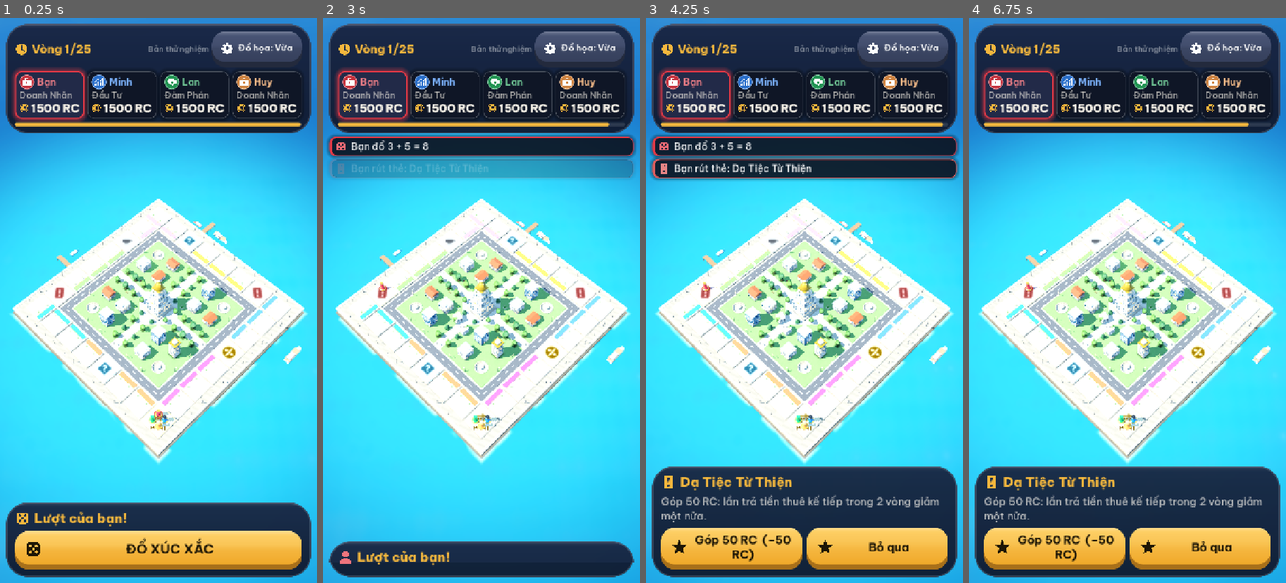
Above: before the commit, frames 1-4 (left to right).
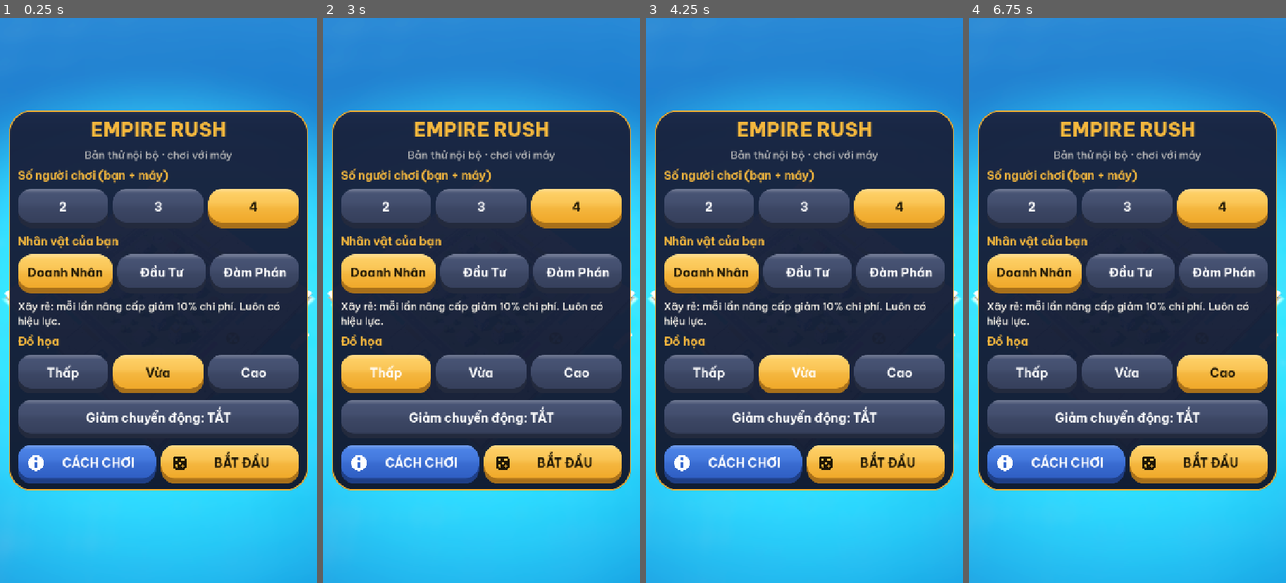
Above: after the commit, the same moments.

Repository: phamhoanganhtuan03121988-cmd/empire-rush
Game: Godot game, scene res://scenes/main.tscn
The game is run twice, just before and just after one commit, with the same random seed, the same clock (stepped at 60 frames per second) and the same inputs.
Inputs (mouse positions are in pixels of both pictures, inside the frame that each line leads up to):
- Up to frame 1 (0.25 s): no input
- Up to frame 2 (3 s): click "ĐỔ XÚC XẮC" (after the commit: "2") at 0.5 s; click (481, 210) at 1.25 s, where only the run after the commit has a clickable "3"; click "QUAY LẠI" (after the commit: "4") at 2 s; click (386, 373) at 2.75 s, where only the run after the commit has a clickable "Thấp"
- Up to frame 3 (4.25 s): click (804, 373) at 3.5 s, where only the run after the commit has a clickable "Vừa"
- Up to frame 4 (6.75 s): click (1222, 373) at 4.25 s, where only the run after the commit has a clickable "Cao"; click (1054, 464) at 5 s, where only the run after the commit has a clickable "CÁCH CHƠI"; click (1200, 464) at 5.75 s, where only the run after the commit has a clickable "BẮT ĐẦU"; click (1127, 549) at 6.5 s, where only the run after the commit has a clickable "ĐÃ HIỂU"

The runs differ from the first frame. In frame 1, 89% of the frame differs, in the area x 0-100%, y 1-99%; in frame 2, 81%; in frame 3, 87%; in frame 4, 91%.

Commit message:
Phase 4: start menu for playtests, one-tap-one-command, runner fixes
- Start menu (new): number of players, the player's character with an
  ability summary built from the rules data, graphics preset, reduced
  motion, a how-to-play sheet generated from the rules data, START
  pinned so it is always on screen (portrait and landscape). Before,
  a normal launch dropped straight into a 4-player match and these
  choices needed command-line arguments. --players / tests skip it.
- Results sheet: MENU next to PLAY AGAIN.
- HUD disables the whole button set on the first tap, so a double tap
  cannot send a second command.
- Test runners now FAIL a test file that does not compile (one was
  silently skipped while the run reported 0 failed).
- New UI tests: menu flow and choices reaching the match, touch sizes
  and safe area, landscape fit, MENU button, double tap, full match
  with reduced motion.

Co-Authored-By: Claude Opus 5.5 <noreply@anthropic.com>
Claude-Session: https://claude.ai/code/session_012STq8fnmGhbS4thLYmropE

Diff:
--- a/client/scripts/main.gd
+++ b/client/scripts/main.gd
@@ -31,6 +31,7 @@
 var probe: DeviceProbe
 var dev_panel: DevPanel
 var quality := "medium"
+var menu: StartMenu
 var _shot_t := 0.0
 var _shot_n := 0
 
@@ -47,11 +48,41 @@
 	config = GameConfig.load_from_dir()
 	theme_data = ThemeData.load_default()
 	_build_world()
-	var n := clampi(int(args.get("players", "4")), 2, 4)
+	# Phase 4: a normal launch (no --players) shows the start menu first.
+	if not args.has("players") and not MatchSetup.chosen:
+		_show_menu()
+		return
+	_start_match()
+
+
+## Start screen over the (empty) board. Starting builds the match in place.
+func _show_menu() -> void:
+	set_quality(MatchSetup.quality)
+	var layer := CanvasLayer.new()
+	layer.name = "MenuLayer"
+	add_child(layer)
+	menu = StartMenu.new()
+	if args.has("notch"):
+		menu.simulated_insets = Rect2(0, 108, 0, 62)
+	layer.add_child(menu)
+	menu.setup(config, theme_data)
+	menu.start_requested.connect(func():
+		MatchSetup.chosen = true
+		layer.queue_free()
+		menu = null
+		_start_match())
+	_reframe.call_deferred()
+
+
+func _start_match() -> void:
+	# Menu choices apply only to menu launches; --players/tests keep their args.
+	var from_menu := not args.has("players")
+	var n := clampi(int(args.get("players", str(MatchSetup.players))), 2, 4)
+	var chars: Array = MatchSetup.seat_characters(n, MatchSetup.character) if from_menu else CHARACTERS
 	var seed_value := int(args["seed"]) if args.has("seed") else int(Time.get_unix_time_from_system()) % 1000000
 	var seats: Array = []
 	for i in n:
-		seats.append({"player_id": "p%d" % i, "character_id": CHARACTERS[i]})
+		seats.append({"player_id": "p%d" % i, "character_id": chars[i]})
 	match_ref = LocalMatch.new()
 	match_ref.name = "LocalMatch"
 	add_child(match_ref)
@@ -70,7 +101,7 @@
 	presenter.config = config
 	presenter.match_ref = match_ref
 	presenter.popup_parent = self
-	presenter.reduced_motion = args.has("reduced-motion")
+	presenter.reduced_motion = args.has("reduced-motion") or (from_menu and MatchSetup.reduced_motion)
 	add_child(presenter)
 	match_ref.can_act = presenter.is_idle
 	match_ref.events_emitted.connect(presenter.enqueue)
@@ -89,10 +120,13 @@
 	layer.add_child(hud)
 	hud.setup(match_ref, presenter, theme_data, config)
 	hud.restart_requested.connect(func(): get_tree().reload_current_scene())
+	hud.menu_requested.connect(func():
+		MatchSetup.chosen = false
+		get_tree().reload_current_scene())
 	hud.quality_cycle_requested.connect(func(): set_quality(QualitySettings.next(quality)))
 	_setup_device_probe()
 	presenter.match_ended_presented.connect(_on_match_ended)
-	set_quality(args.get("quality", "medium"))
+	set_quality(args.get("quality", MatchSetup.quality if from_menu else "medium"))
 	get_viewport().size_changed.connect(_reframe)
 	_reframe.call_deferred()
 	if args.has("autoplay"):
@@ -199,7 +233,8 @@
 	quality = name
 	QualitySettings.apply(name, get_viewport(), sun, env)
 	board.set_water_lite(name == "low")
-	hud.set_quality_label(name)
+	if hud:
+		hud.set_quality_label(name)
 	if probe and not (dev_panel and dev_panel.is_benchmarking()):
 		probe.begin_segment(name)
 
@@ -207,6 +242,9 @@
 func _reframe() -> void:
 	await get_tree().process_frame
 	await get_tree().process_frame
+	if hud == null:
+		camera.frame({"top": 0.06, "bottom": 0.06, "left": 0.0, "right": 0.0})  # menu backdrop
+		return
 	camera.frame(hud.board_insets())
 
 
@@ -222,7 +260,7 @@
 		pos = event.position
 	elif event is InputEventMouseButton and event.pressed and event.button_index == MOUSE_BUTTON_LEFT:
 		pos = event.position
-	if pos.x >= 0:
+	if pos.x >= 0 and hud != null:
 		var idx := board.pick(camera, pos)
 		if idx >= 0:
 			hud.open_tile_info(idx)
--- a/client/scripts/ui/game_hud.gd
+++ b/client/scripts/ui/game_hud.gd
@@ -6,6 +6,7 @@
 extends Control
 
 signal restart_requested
+signal menu_requested
 signal quality_cycle_requested
 ## Holding the quality button opens the device-validation panel (DevPanel).
 signal dev_menu_requested
@@ -64,6 +65,7 @@
 var _timer_total := 45.0
 var _landscape := false
 var _refits_left := 0
+var results_menu_button: Button
 
 
 func setup(p_match: LocalMatch, p_presenter: EventPresenter, p_theme: ThemeData, p_config: GameConfig) -> void:
@@ -302,7 +304,21 @@
 	again.icon = UiTheme.icon("dice")
 	again.custom_minimum_size = Vector2(0, UiTheme.MIN_TOUCH)
 	again.pressed.connect(func(): restart_requested.emit())
-	v.add_child(again)
+	# Phase 4: back to the start menu (players, character, preset).
+	var to_menu := Button.new()
+	to_menu.text = "MENU"
+	to_menu.icon = UiTheme.icon("gear")
+	to_menu.custom_minimum_size = Vector2(0, UiTheme.MIN_TOUCH)
+	UiTheme.secondary(to_menu)
+	to_menu.pressed.connect(func(): menu_requested.emit())
+	results_menu_button = to_menu
+	var row := HBoxContainer.new()
+	row.add_theme_constant_override("separation", 10)
+	again.size_flags_horizontal = Control.SIZE_EXPAND_FILL
+	to_menu.size_flags_horizontal = Control.SIZE_EXPAND_FILL
+	row.add_child(again)
+	row.add_child(to_menu)
+	v.add_child(row)
 
 
 # --- layout ---------------------------------------------------------------------
@@ -711,6 +727,12 @@
 	if seat < 0:
 		return
 	_sub_view = ""
+	# Phase 4: one tap = one command. Disable the whole button set at once so
+	# a double tap (or a second button hit while the panel is rebuilt) cannot
+	# send another command; the engine would reject it, but silently.
+	for b in _buttons.get_children():
+		if b is Button:
+			b.disabled = true
 	match_ref.submit(seat, type, payload)
 
 
--- /dev/null
+++ b/client/scripts/ui/match_setup.gd
@@ -0,0 +1,25 @@
+## Choices made on the start menu (Phase 4). Static, so they survive the
+## scene reload that starts a match ("play again" keeps them, "menu" clears
+## `chosen`). Command-line / test args (--players=…) bypass the menu.
+class_name MatchSetup
+extends RefCounted
+
+const CHARACTER_CYCLE := ["TYCOON", "INVESTOR", "NEGOTIATOR"]
+
+static var chosen := false
+static var players := 4
+static var character := "TYCOON"
+static var quality := "medium"
+static var reduced_motion := false
+
+
+## Seat order: the human's character first, then the others in a fixed cycle.
+static func seat_characters(n: int, human_character: String) -> Array:
+	var order: Array = [human_character]
+	for c in CHARACTER_CYCLE:
+		if c != human_character:
+			order.append(c)
+	var out: Array = []
+	for i in n:
+		out.append(order[i % order.size()])
+	return out
--- /dev/null
+++ b/client/scripts/ui/start_menu.gd
@@ -0,0 +1,242 @@
+## Start screen (Phase 4, playtest readiness): number of players, the
+## player's character, graphics preset, reduced motion and a short how-to-play
+## generated from the rules data. Before Phase 4 the game started a 4-player
+## match straight away and these choices needed command-line arguments.
+class_name StartMenu
+extends Control
+
+signal start_requested
+
+const PRESET_LABELS := {"low": "Thấp", "medium": "Vừa", "high": "Cao"}
+
+var config: GameConfig
+var theme_data: ThemeData
+var simulated_insets := Rect2()
+var buttons := {}            # id -> Button (tests)
+var how_to: PanelContainer
+var how_to_label: Label
+var _scroll: ScrollContainer
+var _card: PanelContainer
+var _center: CenterContainer
+var _content: VBoxContainer
+var _bottom: HBoxContainer
+var _relayouts := 2
+var _ability: Label
+
+
+func setup(p_config: GameConfig, p_theme: ThemeData) -> void:
+	config = p_config
+	theme_data = p_theme
+	theme = UiTheme.build()
+	set_anchors_preset(Control.PRESET_FULL_RECT)
+	var shade := ColorRect.new()
+	shade.color = Color(0.03, 0.05, 0.1, 0.55)
+	shade.set_anchors_preset(Control.PRESET_FULL_RECT)
+	shade.mouse_filter = Control.MOUSE_FILTER_IGNORE
+	add_child(shade)
+	# Card = scrollable choices + a pinned START row, so START is always on
+	# screen (landscape phones are only ~390 pt tall).
+	_center = CenterContainer.new()
+	add_child(_center)
+	_card = PanelContainer.new()
+	_card.add_theme_stylebox_override("panel", UiTheme.glass_panel(true))
+	_center.add_child(_card)
+	var outer := VBoxContainer.new()
+	outer.add_theme_constant_override("separation", 14)
+	_card.add_child(outer)
+	_scroll = ScrollContainer.new()
+	_scroll.horizontal_scroll_mode = ScrollContainer.SCROLL_MODE_DISABLED
+	outer.add_child(_scroll)
+	var v := VBoxContainer.new()
+	v.add_theme_constant_override("separation", 14)
+	v.size_flags_horizontal = Control.SIZE_EXPAND_FILL
+	_scroll.add_child(v)
+	_content = v
+	var title := _label("EMPIRE RUSH", 44, UiTheme.GOLD, "ExtraBold")
+	title.horizontal_alignment = HORIZONTAL_ALIGNMENT_CENTER
+	v.add_child(title)
+	var sub := _label("Bản thử nội bộ · chơi với máy", UiTheme.FS_BODY, UiTheme.TEXT_MUTED)
+	sub.horizontal_alignment = HORIZONTAL_ALIGNMENT_CENTER
+	v.add_child(sub)
+	_section(v, "Số người chơi (bạn + máy)")
+	_choice_row(v, "players", [[2, "2"], [3, "3"], [4, "4"]], MatchSetup.players, func(x): MatchSetup.players = x)
+	_section(v, "Nhân vật của bạn")
+	var chars: Array = []
+	for c in MatchSetup.CHARACTER_CYCLE:
+		chars.append([c, theme_data.loc(c, "short", c)])
+	_choice_row(v, "character", chars, MatchSetup.character, func(x): MatchSetup.character = x; _update_ability())
+	_ability = _label("", UiTheme.FS_BODY, UiTheme.TEXT)
+	_ability.autowrap_mode = TextServer.AUTOWRAP_WORD_SMART
+	v.add_child(_ability)
+	_section(v, "Đồ họa")
+	var q: Array = []
+	for k in QualitySettings.ORDER:
+		q.append([k, PRESET_LABELS[k]])
+	_choice_row(v, "quality", q, MatchSetup.quality, func(x): MatchSetup.quality = x)
+	var motion := Button.new()
+	motion.custom_minimum_size = Vector2(0, UiTheme.MIN_TOUCH)
+	motion.toggle_mode = true
+	motion.button_pressed = MatchSetup.reduced_motion
+	UiTheme.neutral(motion)
+	var set_motion_text := func(on: bool): motion.text = "Giảm chuyển động: " + ("BẬT" if on else "TẮT")
+	set_motion_text.call(motion.button_pressed)
+	motion.toggled.connect(func(on: bool): MatchSetup.reduced_motion = on; set_motion_text.call(on))
+	buttons["reduced_motion"] = motion
+	v.add_child(motion)
+	var row := HBoxContainer.new()
+	row.add_theme_constant_override("separation", 12)
+	outer.add_child(row)
+	_bottom = row
+	var help := _button("CÁCH CHƠI", "info")
+	UiTheme.secondary(help)
+	help.pressed.connect(func(): how_to.visible = true)
+	buttons["how_to"] = help
+	row.add_child(help)
+	var start := _button("BẮT ĐẦU", "dice")
+	start.pressed.connect(func(): start_requested.emit())
+	buttons["start"] = start
+	row.add_child(start)
+	_build_how_to()
+	_update_ability()
+	resized.connect(_layout)
+	get_viewport().size_changed.connect(func(): _relayouts = 2; _layout())
+	_layout.call_deferred()
+
+
+func _layout() -> void:
+	var vp := get_viewport_rect().size
+	var safe := Rect2(Vector2.ZERO, vp)
+	safe.position += simulated_insets.position
+	safe.size -= simulated_insets.position + simulated_insets.size
+	_center.position = safe.position
+	_center.size = safe.size
+	_card.custom_minimum_size.x = minf(safe.size.x - 28.0, 680.0)
+	for l in _card.find_children("*", "Label", true, false):
+		if l.autowrap_mode != TextServer.AUTOWRAP_OFF:
+			l.custom_minimum_size.x = _card.custom_minimum_size.x - 64.0
+	# Choices scroll inside whatever height is left above the pinned row.
+	var sb := _card.get_theme_stylebox("panel")
+	var chrome := (sb.get_minimum_size().y if sb else 40.0) + 14.0 + _bottom.get_combined_minimum_size().y + 28.0
+	_scroll.custom_minimum_size.y = minf(_content.get_combined_minimum_size().y, safe.size.y - chrome)
+	# Wrapped labels report their real height only after a layout pass.
+	if _relayouts > 0:
+		_relayouts -= 1
+		_layout.call_deferred()
+	how_to.position = safe.position + Vector2(14, 14)
+	how_to.size = safe.size - Vector2(28, 28)
+	how_to_label.custom_minimum_size.x = how_to.size.x - 60.0
+
+
+func _section(v: VBoxContainer, text: String) -> void:
+	v.add_child(_label(text, UiTheme.FS_LABEL, UiTheme.GOLD, "Bold"))
+
+
+## A row of mutually exclusive buttons; the selected one uses the primary skin.
+func _choice_row(v: VBoxContainer, id: String, options: Array, current: Variant, on_pick: Callable) -> void:
+	var row := HBoxContainer.new()
+	row.add_theme_constant_override("separation", 10)
+	v.add_child(row)
+	var group: Array[Button] = []
+	for o in options:
+		var b := _button(str(o[1]), "")
+		b.set_meta("value", o[0])
+		row.add_child(b)
+		group.append(b)
+		buttons["%s_%s" % [id, str(o[0])]] = b
+	var paint := func(sel: Variant):
+		for b in group:
+			if b.get_meta("value") == sel:
+				b.remove_theme_stylebox_override("normal")
+				b.remove_theme_stylebox_override("hover")
+				b.remove_theme_stylebox_override("pressed")
+				b.remove_theme_color_override("font_color")
+				b.set_meta("selected", true)
+			else:
+				UiTheme.neutral(b)
+				b.set_meta("selected", false)
+	for b in group:
+		b.pressed.connect(func(): on_pick.call(b.get_meta("value")); paint.call(b.get_meta("value")))
+	paint.call(current)
+
+
+func _button(text: String, icon_name: String) -> Button:
+	var b := Button.new()
+	b.text = text
+	if icon_name != "":
+		b.icon = UiTheme.icon(icon_name)
+	b.custom_minimum_size = Vector2(0, UiTheme.MIN_TOUCH)
+	b.size_flags_horizontal = Control.SIZE_EXPAND_FILL
+	return b
+
+
+func _label(text: String, size: int, color: Color, weight := "Medium") -> Label:
+	var l := Label.new()
+	l.text = text
+	l.add_theme_font_size_override("font_size", size)
+	l.add_theme_color_override("font_color", color)
+	l.add_theme_font_override("font", UiTheme.font(weight))
+	return l
+
+
+func _update_ability() -> void:
+	_ability.text = ability_text(MatchSetup.character)
+
+
+## Vietnamese ability summary built from the rules data (numbers never typed
+## twice, so the text follows any balance change).
+func ability_text(character_id: String) -> String:
+	var a: Dictionary = config.character_by_id[character_id]["ability"]
+	match a["ability_id"]:
+		"BUILDER_DISCOUNT":
+			return "Xây rẻ: mỗi lần nâng cấp giảm %d%% chi phí. Luôn có hiệu lực." % a["upgrade_discount_pct"]
+		"DIVIDEND_CALL":
+			var e: Dictionary = a["effects"][0]
+			return "Gọi cổ tức: nhận %d RC cho mỗi ô đang sở hữu (tối đa %d RC). %d lần mỗi trận, chờ %d vòng giữa hai lần; dùng thay cho hành động chiến lược của lượt." % [
+				e["amount"], e["max_total"], a["uses_per_match"], a["cooldown_rounds"]]
+		"CONTRACT_CLAUSE":
+			var e: Dictionary = a["effects"][0]
+			return "Điều khoản hợp đồng: lần trả tiền thuê kế tiếp trong %d vòng chỉ mất %d%%. %d lần mỗi trận, chờ %d vòng; dùng thay cho hành động chiến lược." % [
+				e["duration_rounds"], 100 - int(e["pct"]), a["uses_per_match"], a["cooldown_rounds"]]
+	return str(config.character_by_id[character_id].get("description", ""))
+
+
+## Short rules from the rules data (GDD wins if they ever disagree).
+func how_to_text() -> String:
+	var b: Dictionary = config.balance
+	var rounds := []
+	for n in [2, 3, 4]:
+		rounds.append("%d người: %d vòng" % [n, config.max_rounds_for(n)])
+	return "\n".join([
+		"Mục tiêu: khi trận kết thúc, người có TÀI SẢN RÒNG cao nhất thắng (tiền mặt + giá trị bán lại đất và nhà).",
+		"Mỗi người bắt đầu với %d RC. Qua ô Xuất phát nhận %d RC." % [b["starting_cash"], b["start_reward"]],
+		"Lượt của bạn: bấm ĐỔ XÚC XẮC. Dừng ở đất chưa có chủ: MUA, hoặc BỎ QUA để cả bàn đấu giá.",
+		"Dừng ở đất của người khác: trả tiền thuê tự động. Sở hữu đủ cả quận thì tiền thuê tăng và được nâng cấp nhà (tối đa cấp %d)." % b["max_level"],
+		"Sau khi di chuyển, bạn có MỘT hành động chiến lược: nâng cấp, đề nghị giao dịch hoặc dùng kỹ năng nhân vật, rồi KẾT THÚC LƯỢT.",
+		"Ô ! (Sự kiện thành phố): có sự kiện xảy ra ngay, có sự kiện cho bạn chọn. Ô ? (Cơ hội): chọn một trong các phương án. Ô %% là thuế tài sản (tối đa %d RC). Ô có tách cà phê là ô nghỉ." % b["wealth_tax"]["cap"],
+		"Thiếu tiền: bán đất cho ngân hàng để trả nợ. Nếu vẫn không đủ thì PHÁ SẢN và rời trận.",
+		"Mỗi lượt có %d giây; hết giờ trò chơi tự chọn phương án an toàn." % [int(b["turn_timer_ms"] / 1000)],
+		"Trận kết thúc khi hết số vòng (%s), hết %d phút, hoặc chỉ còn một người chưa phá sản." % [", ".join(rounds), int(b["time_cap_ms"] / 60000)],
+		"Mẹo: chạm vào một ô trên bàn cờ để xem giá, tiền thuê và chủ sở hữu.",
+	])
+
+
+func _build_how_to() -> void:
+	how_to = PanelContainer.new()
+	how_to.add_theme_stylebox_override("panel", UiTheme.glass_panel(true))
+	how_to.visible = false
+	add_child(how_to)
+	var v := VBoxContainer.new()
+	v.add_theme_constant_override("separation", 12)
+	how_to.add_child(v)
+	v.add_child(_label("Cách chơi", UiTheme.FS_TITLE, UiTheme.GOLD, "ExtraBold"))
+	var sc := ScrollContainer.new()
+	sc.horizontal_scroll_mode = ScrollContainer.SCROLL_MODE_DISABLED
+	sc.size_flags_vertical = Control.SIZE_EXPAND_FILL
+	v.add_child(sc)
+	how_to_label = _label(how_to_text(), UiTheme.FS_BODY, UiTheme.TEXT)
+	how_to_label.autowrap_mode = TextServer.AUTOWRAP_WORD_SMART
+	sc.add_child(how_to_label)
+	var close := _button("ĐÃ HIỂU", "check")
+	close.pressed.connect(func(): how_to.visible = false)
+	buttons["how_to_close"] = close
+	v.add_child(close)
--- a/client/tests/test_runner.gd
+++ b/client/tests/test_runner.gd
@@ -44,7 +44,7 @@
 
 func _run_file(path: String) -> void:
 	var script: GDScript = load(path)
-	if script == null:
+	if script == null or not script.can_instantiate():
 		_failures.append("%s: failed to load" % path)
 		return
 	for method in script.get_script_method_list():
--- /dev/null
+++ b/client/tests/ui/test_start_menu.gd
@@ -0,0 +1,96 @@
+## Phase 4 (playtest readiness): the start menu - a normal launch shows it,
+## its choices reach the match, how-to-play text is generated from the rules
+## data, and every control is touch-sized inside the safe area.
+extends UiTestCase
+
+
+func _open_menu(extra := {}) -> void:
+	MatchSetup.chosen = false
+	MatchSetup.players = 4
+	MatchSetup.character = "TYCOON"
+	MatchSetup.quality = "low"
+	MatchSetup.reduced_motion = false
+	var args := {"menu": "1"}  # no --players: the menu is shown
+	args.merge(extra, true)
+	main = load("res://scenes/main.tscn").instantiate()
+	main.args_override = args
+	tree.root.add_child(main)
+	await frames(4)
+
+
+func test_launch_shows_menu_and_choices_reach_the_match() -> void:
+	await _open_menu({"notch": "1"})
+	assert_true(main.menu != null, "start menu shown")
+	assert_true(main.match_ref == null, "no match before START")
+	var m: StartMenu = main.menu
+	m.buttons["players_3"].pressed.emit()
+	m.buttons["character_NEGOTIATOR"].pressed.emit()
+	m.buttons["reduced_motion"].toggled.emit(true)
+	m.buttons["reduced_motion"].button_pressed = true
+	assert_true(m.buttons["players_3"].get_meta("selected"), "3 players selected")
+	assert_false(m.buttons["players_4"].get_meta("selected"), "4 players deselected")
+	assert_true(m._ability.text.contains("50%"), "ability text from data: %s" % m._ability.text)
+	m.buttons["start"].pressed.emit()
+	await frames(4)
+	main.presenter.speed = 0.05
+	main.match_ref.bot_delay_range = Vector2(0.02, 0.05)
+	assert_true(main.menu == null, "menu closed")
+	assert_eq(engine().state.players.size(), 3, "3-player match")
+	assert_eq(engine().state.player(0)["character_id"], "NEGOTIATOR", "the human plays the chosen character")
+	var chars: Array = engine().state.players.map(func(p): return p["character_id"])
+	assert_eq(chars, ["NEGOTIATOR", "TYCOON", "INVESTOR"], "bots take the other characters")
+	assert_true(main.presenter.reduced_motion, "reduced motion applied")
+	assert_true(MatchSetup.chosen, "choices kept for 'play again'")
+	assert_true(await wait_for_action(ErCommand.ROLL_DICE), "match playable")
+
+
+func test_menu_controls_are_touch_sized_inside_safe_area() -> void:
+	await _open_menu({"notch": "1"})
+	await frames(4)
+	var m: StartMenu = main.menu
+	var safe := Rect2(Vector2(0, 108), m.get_viewport_rect().size - Vector2(0, 108 + 62))
+	for id in m.buttons:
+		var b: Button = m.buttons[id]
+		if not b.is_visible_in_tree():
+			continue
+		assert_true(b.size.y >= UiTheme.MIN_TOUCH - 0.5, "%s touch height %d" % [id, b.size.y])
+		if id in ["start", "how_to"]:
+			assert_true(safe.grow(1).encloses(b.get_global_rect()), "%s inside the safe area: %s" % [id, str(b.get_global_rect())])
+	m.buttons["how_to"].pressed.emit()
+	await frames(3)
+	assert_true(m.how_to.visible, "how-to opens")
+	var text := m.how_to_label.text
+	assert_true(text.contains("%d RC" % main.config.balance["starting_cash"]), "starting cash from rules data")
+	assert_true(text.contains("4 người: %d vòng" % main.config.max_rounds_for(4)), "round cap from rules data")
+	m.buttons["how_to_close"].pressed.emit()
+	assert_false(m.how_to.visible, "how-to closes")
+
+
+func test_landscape_menu_fits() -> void:
+	await _open_menu()
+	tree.root.content_scale_size = Vector2i(1280, 720)
+	tree.root.size = Vector2i(1280, 720)
+	await frames(6)
+	var m: StartMenu = main.menu
+	var vp := m.get_viewport_rect()
+	var b: Button = m.buttons["start"]
+	# START is pinned: always fully on screen without scrolling.
+	assert_true(vp.grow(1).encloses(b.get_global_rect()), "START on screen in landscape: %s" % str(b.get_global_rect()))
+	assert_true(vp.grow(1).encloses(m._card.get_global_rect()), "menu card inside the screen")
+	tree.root.content_scale_size = Vector2i(720, 1280)
+	tree.root.size = Vector2i(405, 720)
+
+
+func test_results_offer_menu_button() -> void:
+	await start_game(2, 21, {"autoplay": "1"})
+	main.autopilot.think_seconds = Vector2(0.01, 0.03)
+	Engine.time_scale = 4.0
+	for i in 60000:
+		await tree.process_frame
+		if engine().is_ended() and main.presenter.is_idle():
+			break
+	Engine.time_scale = 1.0
+	await frames(10)
+	var b: Button = main.hud.results_menu_button
+	assert_true(b != null and b.is_visible_in_tree(), "MENU button on the results sheet")
+	assert_true(b.size.y >= UiTheme.MIN_TOUCH - 0.5, "MENU button touch-sized")
--- a/client/tests/ui/test_ui_flows.gd
+++ b/client/tests/ui/test_ui_flows.gd
@@ -235,3 +235,42 @@
 		assert_false(hud._action_body.text.contains("Kéo để xem thêm"), "no scroll hint when everything fits: %s" % hud._action_body.text)
 	tree.root.content_scale_size = Vector2i(720, 1280)
 	tree.root.size = Vector2i(405, 720)
+
+
+## Phase 4: a double tap sends one command. The second tap lands on a
+## disabled button; state changes exactly once (cash charged once).
+func test_double_tap_sends_one_command() -> void:
+	await start_game(2, 3)
+	await wait_for_action(ErCommand.ROLL_DICE)
+	await land_human(1)
+	assert_true(await wait_for_action(ErCommand.BUY_PROPERTY), "buy offered")
+	var b := find_action(ErCommand.BUY_PROPERTY)
+	var before: int = engine().state.player(0)["cash"]
+	var version: int = engine().state.state_version
+	b.pressed.emit()
+	assert_true(b.disabled, "button disabled right after the first tap")
+	var others: Array = main.hud.actions.filter(func(a): return a["button"] != b and is_instance_valid(a["button"]))
+	assert_true(others.all(func(a): return a["button"].disabled), "every other action button disabled too")
+	b.pressed.emit()  # a disabled Button ignores real taps; emit() bypasses that, so the guard must hold too
+	await settle()
+	assert_eq(engine().state.owner["P_D1_1"], 0, "bought")
+	assert_eq(before - engine().state.player(0)["cash"], engine().config.tier_of("P_D1_1")["price"], "charged once")
+	assert_eq(engine().state.state_version, version + 1, "one state change")
+
+
+## Phase 4: reduced motion plays a whole match to the results screen.
+func test_reduced_motion_full_match() -> void:
+	await start_game(3, 33, {"autoplay": "1", "reduced-motion": "1"})
+	assert_true(main.presenter.reduced_motion, "reduced motion on")
+	main.autopilot.think_seconds = Vector2(0.01, 0.03)
+	Engine.time_scale = 4.0
+	var ok := false
+	for i in 80000:
+		await tree.process_frame
+		if engine().is_ended() and main.presenter.is_idle():
+			ok = true
+			break
+	Engine.time_scale = 1.0
+	assert_true(ok, "match ended with reduced motion")
+	await frames(10)
+	assert_true(main.hud._results.visible, "results shown")
--- a/client/tests/ui/ui_test_runner.gd
+++ b/client/tests/ui/ui_test_runner.gd
@@ -21,6 +21,11 @@
 	files.sort()
 	for path in files:
 		var script: GDScript = load(path)
+		# A file that does not compile must fail the run, not vanish from it
+		# (Phase 4: a parse error silently skipped a whole test file).
+		if script == null or not script.can_instantiate():
+			_failures.append("%s: failed to load / compile" % path)
+			continue
 		for m in script.get_script_method_list():
 			var name: String = m["name"]
 			if not name.begins_with("test_"):
Not shown, added: client/scripts/ui/match_setup.gd.uid
Not shown, added: client/scripts/ui/start_menu.gd.uid
Not shown, added: client/tests/ui/test_start_menu.gd.uid
